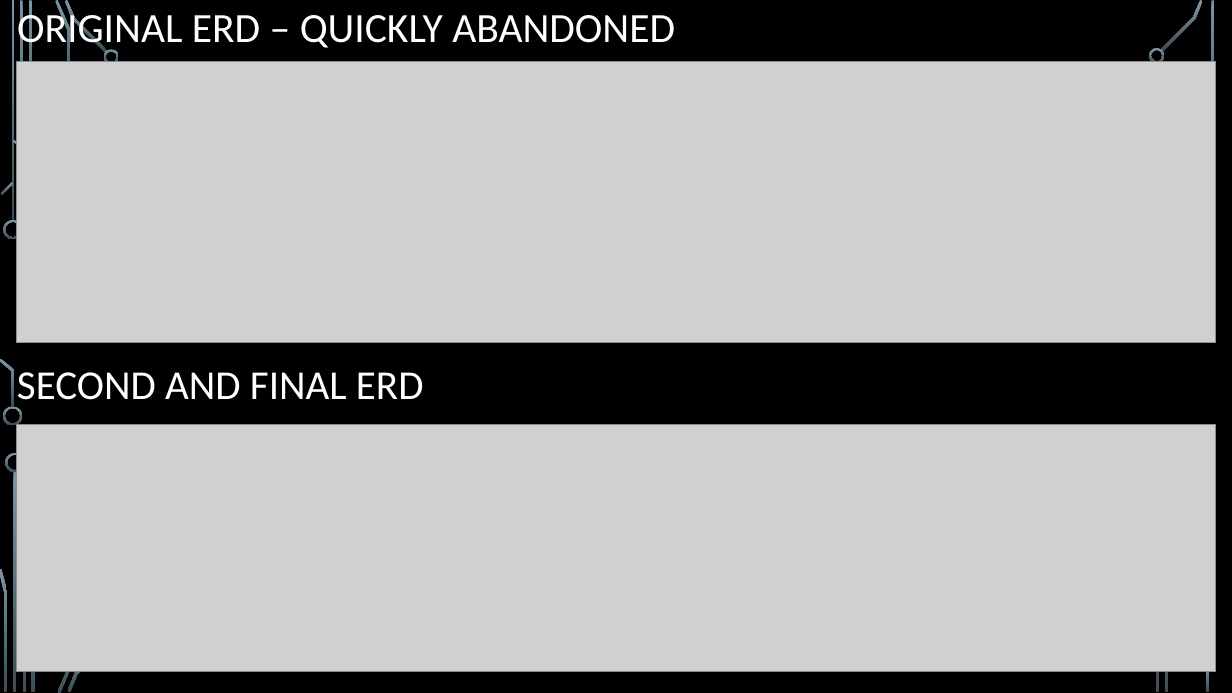
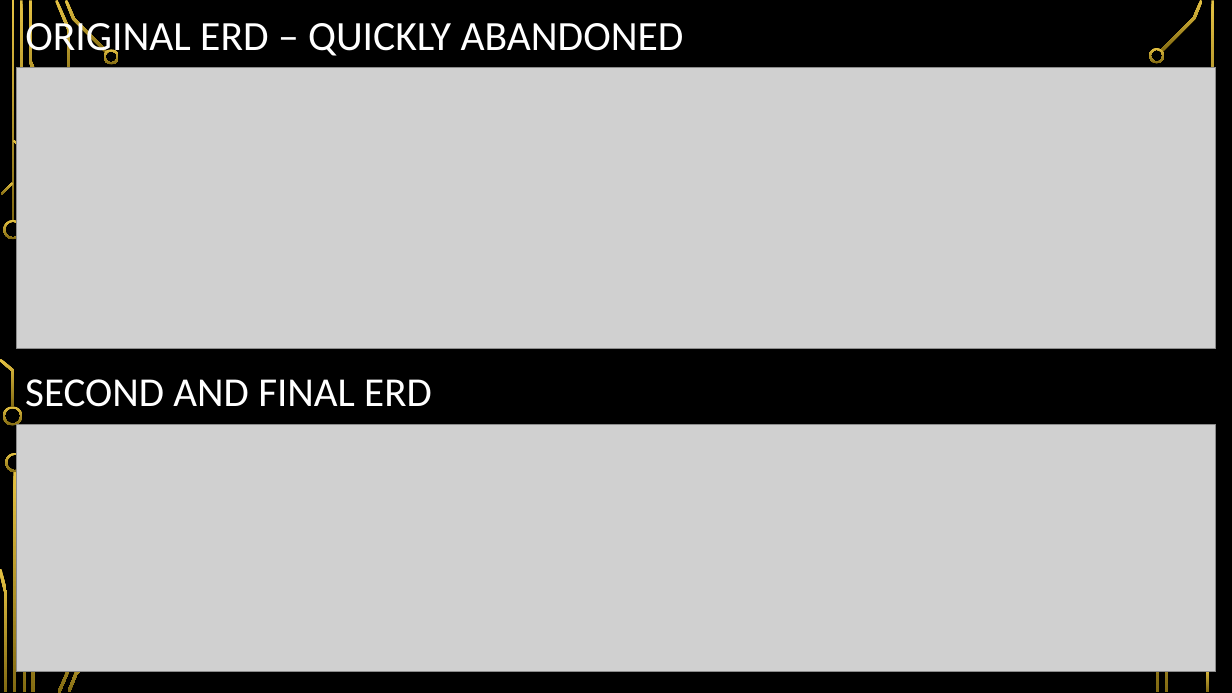
Before and after one commit to louis-md/Composite_indicator, a slide deck: slide 4 of ICHCCI.pptx. Drawn at 1232x693 pixels with LibreOffice and Linux fonts; fonts in the diff are those of the drawing; grey boxes stand for pictures; background and template pictures are left out. Boxes give left, top, right and bottom in pixels: in the first picture for what was removed or moved away, otherwise in the second. Text is boxed around its words. In the diff, an @@ line names an element or a change of style, - is before the commit and + after.

```diff
--- a/ICHCCI.pptx
+++ b/ICHCCI.pptx
@@ fill gradient #7C96A3 to #3B4C54 to gradient #E5C243 to #826A12 in 24 elements at box(4, 220, 23, 239), box(3, 407, 22, 426), box(20, 1, 57, 184), box(29, 1, 66, 145), box(55, 0, 71, 92), box(65, 0, 107, 54), box(104, 49, 120, 64), box(1, 182, 14, 195), box(0, 359, 14, 408), box(13, 140, 28, 188), box(14, 471, 17, 692), box(22, 509, 59, 691), box(6, 453, 25, 472), box(0, 568, 6, 691), box(31, 548, 69, 692), box(57, 601, 73, 693), box(67, 640, 110, 692), box(1161, 0, 1203, 52), box(1149, 48, 1165, 64), box(1165, 576, 1196, 692), box(1184, 1, 1214, 157), box(1156, 510, 1188, 692), box(1207, 666, 1210, 692), box(11, 1, 14, 222) @@
@@ title "ORIGINAL ERD – QUICKLY ABANDONED": place and size @@
-title "ORIGINAL ERD – QUICKLY ABANDONED" at box(17, 8, 675, 53)
+title "ORIGINAL ERD – QUICKLY ABANDONED" at box(25, 16, 684, 61)
@@ picture: place and size @@
-picture at box(17, 61, 1216, 342)
+picture at box(17, 67, 1216, 348)
@@ text "SECOND AND FINAL ERD" rewrapped from box(17, 372, 424, 410) to box(25, 379, 432, 407) @@
```
Also in this commit, not shown: 7 other slides changed.
